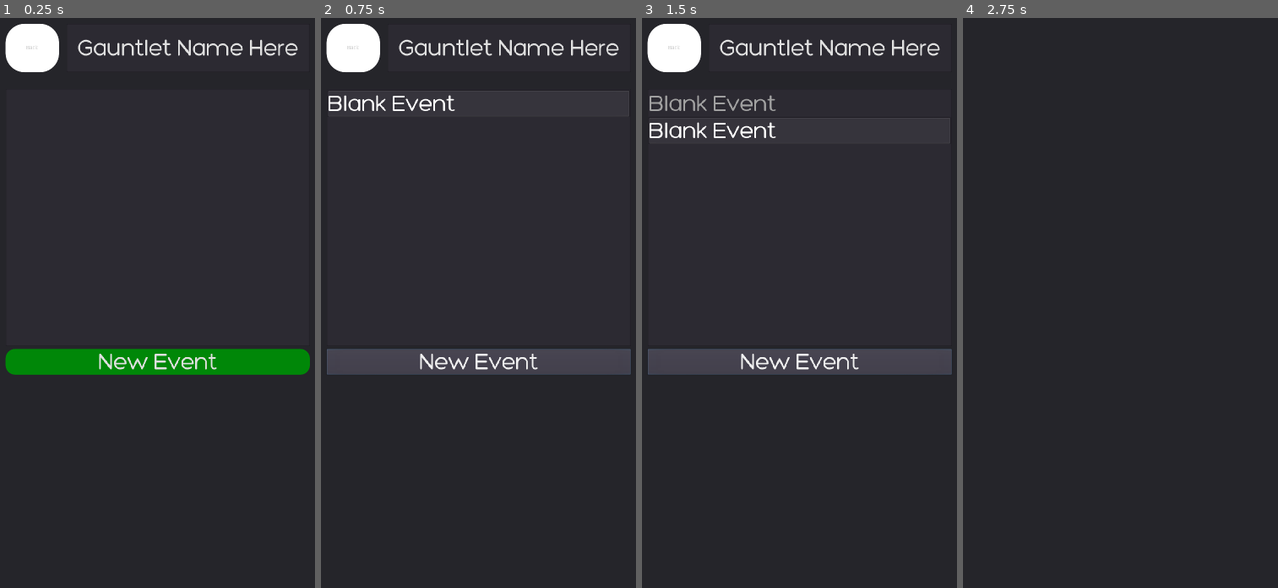
Above: before the commit, frames 1-4 (left to right).
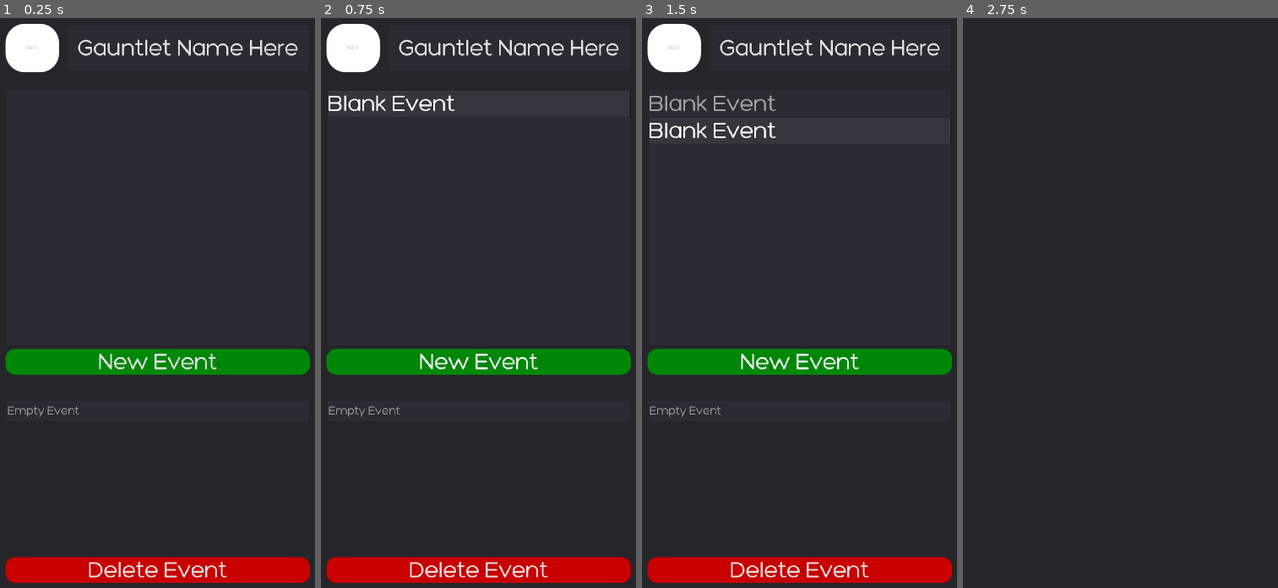
Above: after the commit, the same moments.

Repository: Big-Cheung/LAHacks2021
Game: Godot game, scene res://EditChallengePage.tscn
The game is run twice, just before and just after one commit, with the same random seed, the same clock (stepped at 60 frames per second) and the same inputs. This scene is started directly instead of the project's main scene.
Inputs:
- Up to frame 1 (0.25 s): no input
- Up to frame 2 (0.75 s): click "New Event" at 0.5 s
- Up to frame 3 (1.5 s): click "New Event" at 1.25 s
- Up to frame 4 (2.75 s): click "Back" at 2 s

The runs differ from the first frame. In frame 1, 4.5% of the frame differs, in the area x 1-99%, y 68-100%; in frame 2, 8.7%, in the area x 1-99%, y 58-100%; in frame 3, 8.7%; in frame 4, nothing differs.
Error before the commit: Parse Error: Too few arguments for "connect()" call. Expected at least 3. (res://EventMenu.gd:11)
Error after the commit: Invalid set index 'visible' (on base: 'null instance') with value of type 'bool'. (res://Scripts/BackButtonScript.gd:14)

Commit message:
Edit Challenge page almost done

Diff:
--- a/BackButton.tscn
+++ b/BackButton.tscn
@@ -1,13 +1,19 @@
-[gd_scene load_steps=3 format=2]
+[gd_scene load_steps=4 format=2]
 
 [ext_resource path="res://Scripts/BackButtonScript.gd" type="Script" id=1]
 [ext_resource path="res://Style/BackButtonStyle.tres" type="StyleBox" id=2]
+[ext_resource path="res://Style/DefaultTheme.tres" type="Theme" id=3]
 
 [node name="BackButton" type="Button"]
 margin_left = 50.0
 margin_top = 50.0
 margin_right = 200.0
 margin_bottom = 200.0
+theme = ExtResource( 3 )
+custom_styles/hover = ExtResource( 2 )
+custom_styles/pressed = ExtResource( 2 )
+custom_styles/focus = ExtResource( 2 )
+custom_styles/disabled = ExtResource( 2 )
 custom_styles/normal = ExtResource( 2 )
 text = "Back"
 script = ExtResource( 1 )
--- a/EditChallengePage.tscn
+++ b/EditChallengePage.tscn
@@ -4,14 +4,15 @@
 [ext_resource path="res://Style/Fonts/DefaultFont64pt.tres" type="DynamicFont" id=2]
 [ext_resource path="res://Style/AddEventStyle.tres" type="StyleBox" id=3]
 [ext_resource path="res://BackButton.tscn" type="PackedScene" id=4]
-[ext_resource path="res://NewEventScript.gd" type="Script" id=5]
-[ext_resource path="res://Scripts/EditChallengePage.gd" type="Script" id=6]
-[ext_resource path="res://EventMenu.gd" type="Script" id=7]
+[ext_resource path="res://Style/DeleteEventStyle.tres" type="StyleBox" id=5]
+[ext_resource path="res://Style/Fonts/DefaultFont32pt.tres" type="DynamicFont" id=6]
+[ext_resource path="res://Scripts/EditChallengePage.gd" type="Script" id=7]
 
 [node name="EditChallengePage" type="Control"]
 anchor_right = 1.0
 anchor_bottom = 1.0
-script = ExtResource( 6 )
+theme = ExtResource( 1 )
+script = ExtResource( 7 )
 __meta__ = {
 "_edit_use_anchors_": false
 }
@@ -21,6 +22,7 @@
 anchor_bottom = 1.0
 theme = ExtResource( 1 )
 __meta__ = {
+"_edit_lock_": true,
 "_edit_use_anchors_": false
 }
 
@@ -31,6 +33,7 @@
 anchor_bottom = 0.975
 margin_left = 3.56348
 margin_right = 3.56348
+theme = ExtResource( 1 )
 __meta__ = {
 "_edit_lock_": true,
 "_edit_use_anchors_": false
@@ -63,6 +66,7 @@
 anchor_bottom = 0.5
 margin_top = 2.37842
 margin_bottom = 2.37842
+theme = ExtResource( 1 )
 custom_fonts/font = ExtResource( 2 )
 __meta__ = {
 "_edit_lock_": true,
@@ -75,10 +79,14 @@
 anchor_bottom = 0.525
 margin_top = 10.0
 margin_bottom = 10.0
+theme = ExtResource( 1 )
+custom_styles/hover = ExtResource( 3 )
+custom_styles/pressed = ExtResource( 3 )
+custom_styles/focus = ExtResource( 3 )
+custom_styles/disabled = ExtResource( 3 )
 custom_styles/normal = ExtResource( 3 )
 custom_fonts/font = ExtResource( 2 )
 text = "New Event"
-script = ExtResource( 5 )
 __meta__ = {
 "_edit_use_anchors_": false
 }
@@ -87,9 +95,32 @@
 anchor_top = 0.55
 anchor_right = 1.0
 anchor_bottom = 0.9
-margin_left = -10.5946
-margin_right = -10.5946
-script = ExtResource( 7 )
+margin_top = -0.471924
+margin_bottom = -0.471924
+theme = ExtResource( 1 )
 __meta__ = {
 "_edit_use_anchors_": false
 }
+
+[node name="DeleteEvent" type="Button" parent="Container/EventMenu"]
+anchor_top = 0.8
+anchor_right = 1.0
+anchor_bottom = 0.9
+theme = ExtResource( 1 )
+custom_styles/hover = ExtResource( 5 )
+custom_styles/pressed = ExtResource( 5 )
+custom_styles/focus = ExtResource( 5 )
+custom_styles/disabled = ExtResource( 5 )
+custom_styles/normal = ExtResource( 5 )
+custom_fonts/font = ExtResource( 2 )
+text = "Delete Event"
+__meta__ = {
+"_edit_use_anchors_": false
+}
+
+[node name="LineEdit" type="LineEdit" parent="Container/EventMenu"]
+anchor_top = 0.1
+anchor_right = 1.0
+anchor_bottom = 0.2
+custom_fonts/font = ExtResource( 6 )
+placeholder_text = "Empty Event"
--- a/EventMenu.gd
+++ /dev/null
@@ -1,17 +0,0 @@
-extends Control
-
-
-# Declare member variables here. Examples:
-# var a = 2
-# var b = "text"
-
-
-# Called when the node enters the scene tree for the first time.
-func _ready():
-	$"../EventList".connect()
-	pass # Replace with function body.
-
-
-# Called every frame. 'delta' is the elapsed time since the previous frame.
-#func _process(delta):
-#	pass
--- a/NewEventScript.gd
+++ /dev/null
@@ -1,21 +0,0 @@
-extends Button
-
-
-# Declare member variables here. Examples:
-# var a = 2
-# var b = "text"
-
-
-# Called when the node enters the scene tree for the first time.
-func _ready():
-	connect("button_up",self,"_onButtonClick")
-
-func _onButtonClick():
-	# Create a new item and select it
-	$"../EventList".add_item("Blank Event")
-	$"../EventList".select($"../EventList".get_item_count() - 1)
-
-
-# Called every frame. 'delta' is the elapsed time since the previous frame.
-#func _process(delta):
-#	pass
--- a/Scripts/EditChallengePage.gd
+++ b/Scripts/EditChallengePage.gd
@@ -1,22 +1,32 @@
 extends Control
 
 
-# Declare member variables here. Examples:
-# var a = 2
-# var b = "text"
+# Called when the node enters the scene tree for the first time.
+func _ready():
+	$"Container/NewEvent".connect("pressed", self, "createEvent")
+	$"Container/EventMenu/DeleteEvent".connect("pressed", self, "deleteEvent")
+	$"Container/EventList".connect("item_selected", self, "showMenu")
+	$"Container/EventList".connect("nothing_selected", self, "hideMenu")
+
+func createEvent():
+	$"Container/EventList".add_item("Blank Event")
+	$"Container/EventList".select($"Container/EventList".get_item_count() - 1)
+	$"Container/EventList".emit_signal("item_selected", $"Container/EventList".get_item_count() - 1)
+
+func deleteEvent():
+	$"Container/EventList".remove_item($"Container/EventList".get_selected_items()[0])
+	$"Container/EventList".unselect_all()
+	$"Container/EventList".emit_signal("nothing_selected")
+
+func showMenu(index):
+	$"Container/EventMenu".visible = true
+
+func hideMenu():
+	$"Container/EventMenu".visible = false
 
 
-# Called when the node enters the scene tree for the first time.
-func _init():
-	$Container/NewEvent.connect("pressed", self, "createEvent")
 
-func  createEvent():
-	$Container/EventList.add_item("Blank Event")
-	$Container/EventList.select($"../EventList".get_item_count() - 1)
 
-func deleteEvent():
-
-	$Container/EventList.emit_signal("nothing_selected")
 
 # Called every frame. 'delta' is the elapsed time since the previous frame.
 #func _process(delta):
--- /dev/null
+++ b/Style/DeleteEventStyle.tres
@@ -0,0 +1,8 @@
+[gd_resource type="StyleBoxFlat" format=2]
+
+[resource]
+bg_color = Color( 0.784314, 0, 0, 1 )
+corner_radius_top_left = 25
+corner_radius_top_right = 25
+corner_radius_bottom_right = 25
+corner_radius_bottom_left = 25
